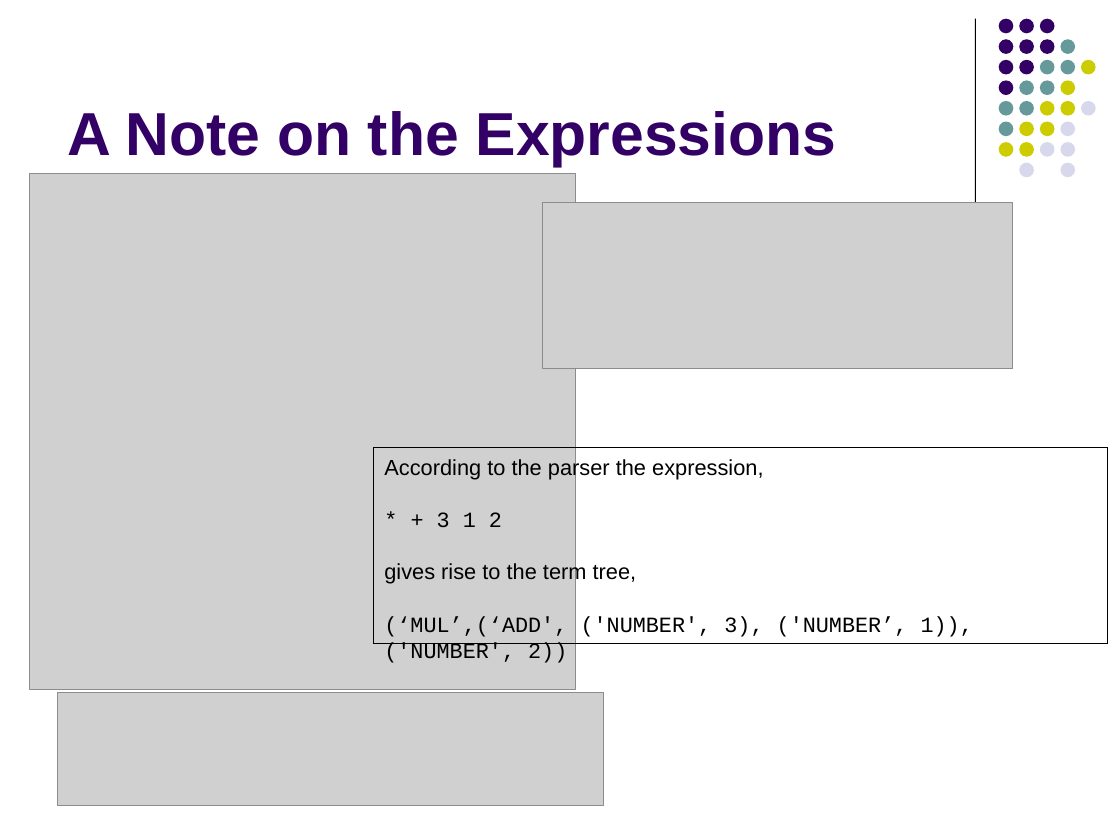
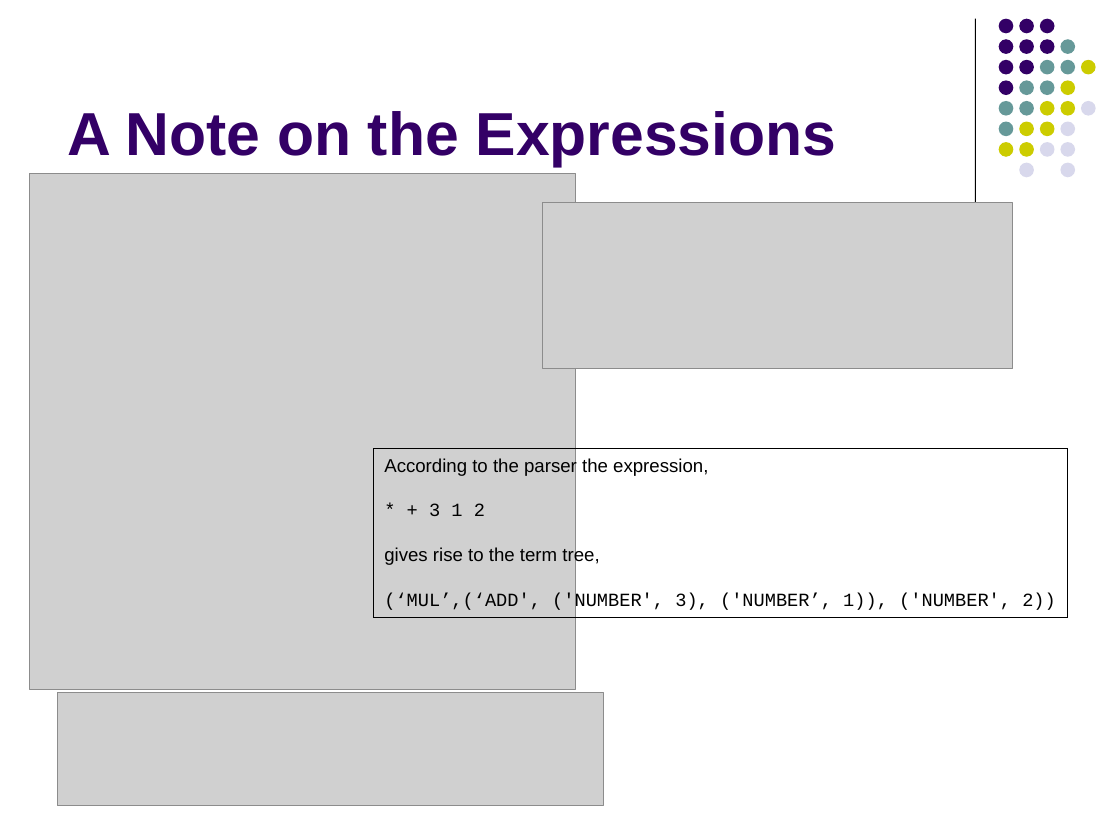
Before and after one commit to lutzhamel/CSC402, a slide deck: slide 54 of notes/csc402-ln005.pptx. Drawn at 1120x840 pixels with LibreOffice and Linux fonts; fonts in the diff are those of the drawing; grey boxes stand for pictures. Boxes give left, top, right and bottom in pixels: in the first picture for what was removed or moved away, otherwise in the second. Text is boxed around its words. In the diff, an @@ line names an element or a change of style, - is before the commit and + after.

```diff
--- a/notes/csc402-ln005.pptx
+++ b/notes/csc402-ln005.pptx
@@ rectangle "According to the parser the ...": place and size @@
-rectangle "According to the parser the ..." at (373,448,1108,644)
+rectangle "According to the parser the ..." at (373,448,1067,617)
@@ rectangle "According to the parser the ..." at (373,448,1067,617): size 14 to 12 pt @@
```
Also in this commit, not shown: 1 slide removed, 2 other files.
